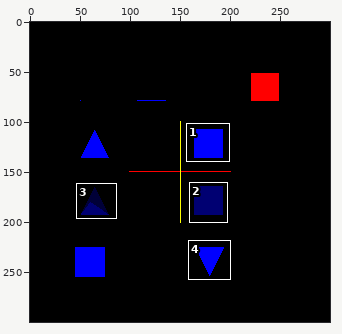
One commit to this sprite sheet: Baseline/EnSight.png. The picture above shows the old version from afar; the outline marks the close-up.
Close-up. Before the edit:
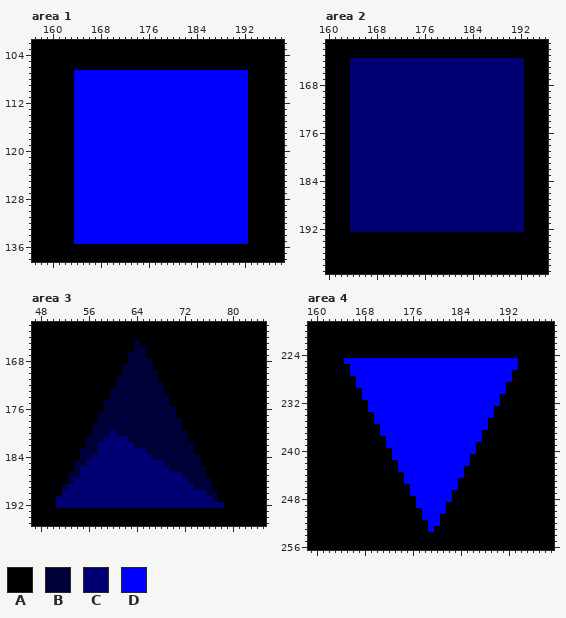
The file is 300x300 pixels. Colours within 5 levels of each other are drawn and written as one. Shown: area 1: x 157..198, y 102..138; area 2: x 160..196, y 161..199; area 3: x 47..85, y 162..195; area 4: x 159..199, y 219..256. The commit also changed other parts of the picture, which this record leaves out.
Palette (. is transparent): A #000000  B #000038  C #000072  D #0000ff
After:
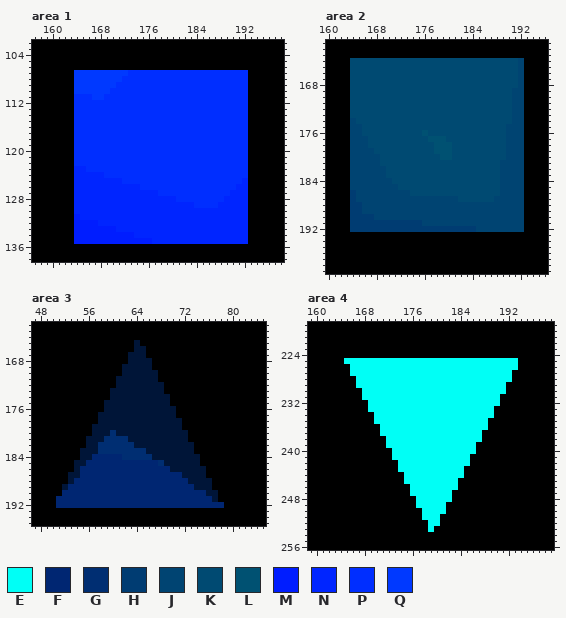
Colours new in this view: E #00fff6  F #002672  G #002e72  H #003c72  J #004472  K #004a72  L #005172  M #001dff  N #0025ff  P #002eff  Q #0039ff
Difference:
colour B: #000038 -> #001538
Changed rows in their new state; - is a pixel that keeps its letter.
Area 1:
first column x 164:
107 QQQQQQQQQPPPPPPPPPPPPPPPPPPPP
108 QQQQQQQQPPPPPPPPPPPPPPPPPPPPP
109 QQQQQQQPPPPPPPPPPPPPPPPPPPPPP
110 QQQQQQPPPPPPPPPPPPPPPPPPPPPPP
111 PPPQQPPPPPPPPPPPPPPPPPPPPPPPP
112 PPPPPPPPPPPPPPPPPPPPPPPPPPPPP
113 PPPPPPPPPPPPPPPPPPPPPPPPPPPPP
114 PPPPPPPPPPPPPPPPPPPPPPPPPPPPP
115 PPPPPPPPPPPPPPPPPPPPPPPPPPPPP
116 PPPPPPPPPPPPPPPPPPPPPPPPPPPPP
117 PPPPPPPPPPPPPPPPPPPPPPPPPPPPP
118 PPPPPPPPPPPPPPPPPPPPPPPPPPPPP
119 PPPPPPPPPPPPPPPPPPPPPPPPPPPPP
120 PPPPPPPPPPPPPPPPPPPPPPPPPPPPP
121 PPPPPPPPPPPPPPPPPPPPPPPPPPPPP
122 PPPPPPPPPPPPPPPPPPPPPPPPPPPPP
123 NNPPPPPPPPPPPPPPPPPPPPPPPPPPP
124 NNNNNPPPPPPPPPPPPPPPPPPPPPPPP
125 NNNNNNNNPPPPPPPPPPPPPPPPPPPPN
126 NNNNNNNNNNNPPPPPPPPPPPPPPPPNN
127 NNNNNNNNNNNNNNPPPPPPPPPPPPNNN
128 NNNNNNNNNNNNNNNNNPPPPPPPPNNNN
129 NNNNNNNNNNNNNNNNNNNNPPPPNNNNN
130 NNNNNNNNNNNNNNNNNNNNNNNNNNNNN
131 MNNNNNNNNNNNNNNNNNNNNNNNNNNNN
132 MMMMNNNNNNNNNNNNNNNNNNNNNNNNN
133 MMMMMMMNNNNNNNNNNNNNNNNNNNNNN
134 MMMMMMMMMMNNNNNNNNNNNNNNNNNNN
135 MMMMMMMMMMMMMNNNNNNNNNNNNNNNN
Area 2:
first column x 164:
164 KKKKKKKKKKKKKKKKKKKKKKKKKKKKJ
165 KKKKKKKKKKKKKKKKKKKKKKKKKKKKJ
166 KKKKKKKKKKKKKKKKKKKKKKKKKKKKJ
167 KKKKKKKKKKKKKKKKKKKKKKKKKKKKJ
168 KKKKKKKKKKKKKKKKKKKKKKKKKKKKJ
169 KKKKKKKKKKKKKKKKKKKKKKKKKKKJJ
170 KKKKKKKKKKKKKKKKKKKKKKKKKKKJJ
171 KKKKKKKKKKKKKKKKKKKKKKKKKKKJJ
172 KKKKKKKKKKKKKKKKKKKKKKKKKKKJJ
173 KKKKKKKKKKKKKKKKKKKKKKKKKKKJJ
174 JKKKKKKKKKKKKKKKKKKKKKKKKKKJJ
175 JJKKKKKKKKKKKKKKKKKKKKKKKKJJJ
176 JJKKKKKKKKKKLKKKKKKKKKKKKKJJJ
177 JJJKKKKKKKKKKLLLKKKKKKKKKKJJJ
178 JJJKKKKKKKKKKKLLLKKKKKKKKKJJJ
179 JJJJKKKKKKKKKKLLLKKKKKKKKKJJJ
180 JJJJJKKKKKKKKKKLLKKKKKKKKKJJJ
181 JJJJJKKKKKKKKKKKKKKKKKKKKJJJJ
182 JJJJJJKKKKKKKKKKKKKKKKKKKJJJJ
183 JJJJJJKKKKKKKKKKKKKKKKKKKJJJJ
184 JJJJJJJKKKKKKKKKKKKKKKKKKJJJJ
185 JJJJJJJJKKKKKKKKKKKKKKKKKJJJJ
186 HJJJJJJJJJKKKKKKKKKKKKKKKJJJJ
187 HJJJJJJJJJJJJJJJJJKKKKKKJJJJJ
188 HHJJJJJJJJJJJJJJJJJJJJJJJJJJJ
189 HHJJJJJJJJJJJJJJJJJJJJJJJJJJJ
190 HHHHJJJJJJJJJJJJJJJJJJJJJJJJJ
191 HHHHHHHHHHHHJJJJJJJJJJJJJJJJJ
192 HHHHHHHHHHHHHHHHHHHHHJJJJJJJJ
Area 3:
first column x 51:
180 ---------G------------------
181 --------GGGG----------------
182 -------GGGGGG---------------
183 -------GGGGGGGG-------------
184 ------FFFFFGGGGG------------
185 -----FFFFFFFFFFFFG----------
186 ----FFFFFFFFFFFFFFF---------
187 ----FFFFFFFFFFFFFFFFF-------
188 ---FFFFFFFFFFFFFFFFFFF------
189 --FFFFFFFFFFFFFFFFFFFFF-----
190 -FFFFFFFFFFFFFFFFFFFFFFFF---
191 FFFFFFFFFFFFFFFFFFFFFFFFFF--
192 FFFFFFFFFFFFFFFFFFFFFFFFFFFF
Area 4:
first column x 165:
225 EEEEEEEEEEEEEEEEEEEEEEEEEEEEE
226 -EEEEEEEEEEEEEEEEEEEEEEEEEEEE
227 -EEEEEEEEEEEEEEEEEEEEEEEEEEE-
228 --EEEEEEEEEEEEEEEEEEEEEEEEEE-
229 --EEEEEEEEEEEEEEEEEEEEEEEEE--
230 ---EEEEEEEEEEEEEEEEEEEEEEEE--
231 ---EEEEEEEEEEEEEEEEEEEEEEE---
232 ----EEEEEEEEEEEEEEEEEEEEEE---
233 ----EEEEEEEEEEEEEEEEEEEEE----
234 -----EEEEEEEEEEEEEEEEEEEE----
235 -----EEEEEEEEEEEEEEEEEEE-----
236 ------EEEEEEEEEEEEEEEEEE-----
237 ------EEEEEEEEEEEEEEEEE------
238 -------EEEEEEEEEEEEEEEE------
239 -------EEEEEEEEEEEEEEE-------
240 --------EEEEEEEEEEEEEE-------
241 --------EEEEEEEEEEEEE--------
242 ---------EEEEEEEEEEEE--------
243 ---------EEEEEEEEEEE---------
244 ----------EEEEEEEEEE---------
245 ----------EEEEEEEEE----------
246 -----------EEEEEEEE----------
247 -----------EEEEEEE-----------
248 ------------EEEEEE-----------
249 ------------EEEEE------------
250 -------------EEEE------------
251 -------------EEE-------------
252 --------------EE-------------
253 --------------E--------------
Changed places in both close-ups, as pixel boxes (x1, y1, x2, y2):
changed: (74, 70, 248, 244)
changed: (350, 58, 524, 232)
changed: (56, 340, 224, 508)
changed: (344, 358, 518, 532)
